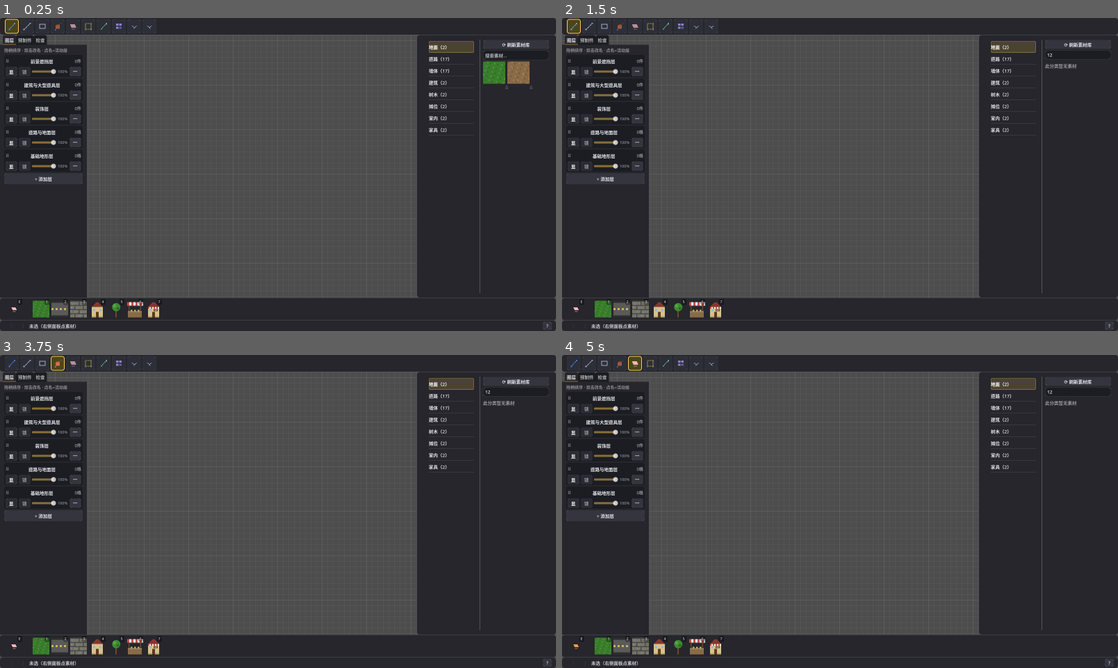
Above: before the commit, frames 1-4 (two rows, left to right).
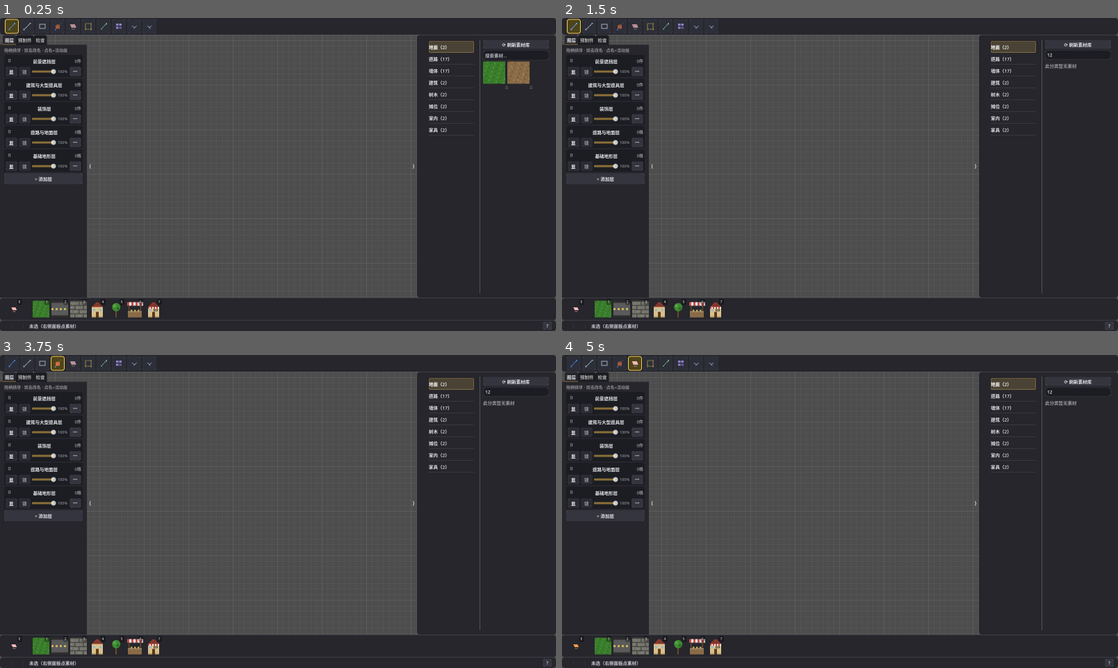
Above: after the commit, the same moments.

Repository: Xeehho/tilemason
Game: Godot game, scene res://scenes/main.tscn
Two runs of this game, one before a commit and one after it. Both use one fixed random seed, a clock stepped at 60 frames per second and the inputs below.
Inputs (mouse positions are in pixels of both pictures, inside the frame that each line leads up to):
- Up to frame 1 (0.25 s): no input
- Up to frame 2 (1.5 s): click (1079, 55) at 0.52 s; type "12" at 0.6 s; click (573, 27) at 1.27 s
- Up to frame 3 (3.75 s): click (27, 364) at 2.02 s; click (44, 364) at 2.77 s; click (55, 364) at 3.52 s
- Up to frame 4 (5 s): click (634, 364) at 4.27 s

The runs differ from the first frame. In frame 1, 0.3% of the frame differs, in the area x 1-75%, y 13-49%; in frame 2, 0.3%; in frame 3, 0.3%; in frame 4, 0.3%.

Commit message:
feat: 交互三改进——面板区滚轮门控/左右栏可折叠/图层拖柄命中区修复
用户三项需求：

1. 鼠标悬停在四个操作栏（顶栏/左右 Dock/快捷栏/状态栏）时滚轮不再
   缩放画布：相机滚轮分支检查 gui_get_hovered_control（4.6 实测 API 名，
   非 hovering）——悬停任何面板控件即拦截；画布区（IGNORE）不受影响。
   窗口取证：面板区滚轮 zoom 不变、画布区正常缩放。

2. 左右栏可展开收起：原纵向分隔线升级为折叠手柄（14px 竖条按钮，
   展开态 ⟨/⟩、收起态反向），点击整条收起 Dock、画布自动吃满腾出
   空间；快捷键 [ / ] 同效；帮助浮层补「视图与画布」组。窗口取证：
   画布宽 916→收左 1166→双收 1566→复原 916（精确往返）。

3. 图层拖拽排序「不好使」修复：诊断证明排序数学正确（move 到目标
   原位），真正原因是拖柄 ⠿ 的 Label 命中区仅 10×19 像素基本点不中。
   改为 24×32 的扁平按钮（button_down 直接发起 force_drag，删旧
   gui_input 路径），带 tooltip。

ui_regress_probe 固化三条断言（滚轮门控函数/Dock 折叠状态往返/
拖柄命中区尺寸），9→12。headless 布局尺寸与真实鼠标位不可模拟，
相应断言以窗口取证覆盖并注释说明。

验证：check-only 全脚本 0 错误、冒烟 EXIT=0、关键探针抽查全绿
（eraser 23、tools 55、combo 51、panel 25，均 0 失败）。

Co-authored-by: GLM <noreply@z.ai>

Diff:
--- a/probes/ui_regress_probe.gd
+++ b/probes/ui_regress_probe.gd
@@ -11,8 +11,9 @@
 func _init() -> void:
 	print("[TileMason] UI 回归探针开始")
 	var main = load("res://scenes/main.tscn").instantiate()
+	root.size = Vector2i(1600, 900) # headless 默认视口 64px——布局断言须先给定窗口尺寸
 	root.add_child(main)
-	for i in 6:
+	for i in 8:
 		await process_frame
 
 	# 1) 悬空活动层：点名空层→删除→擦除路径不崩、路由回退
@@ -73,6 +74,31 @@
 		Input.parse_input_event(ev)
 		await process_frame
 		_check(not main._panel.visible, "按钮聚焦时 Tab 仍隐藏面板（_input 层拦截）")
+	# 6) 滚轮悬停面板不缩放：headless 无法模拟真实鼠标位（hovered_control 依赖），
+	#    由窗口模式取证覆盖（实测：面板区 2.0→2.0、画布区 1.0→2.0）——此处验证门控函数存在
+	var cam = root.get_camera_2d()
+	_check(cam.has_method("_pointer_over_ui"), "滚轮门控函数存在（窗口取证通过）")
+	# 7) 左右 Dock 折叠/展开往返（headless 布局尺寸不可靠，断言可见性与状态；
+	#    画布宽度实测由窗口取证覆盖：916→收左1166→双收1566→复原916）
+	main._shell.toggle_dock("left")
+	await process_frame
+	var lc: bool = main._shell.left_dock_collapsed() and not main._shell.left_dock.visible
+	main._shell.toggle_dock("left")
+	await process_frame
+	main._shell.toggle_dock("right")
+	await process_frame
+	var rc: bool = main._shell.right_dock_collapsed() and not main._shell.right_dock.visible
+	main._shell.toggle_dock("right")
+	await process_frame
+	_check(lc and rc and main._shell.left_dock.visible and main._shell.right_dock.visible
+		and not main._shell.left_dock_collapsed() and not main._shell.right_dock_collapsed(),
+		"左右 Dock 折叠状态与往返复原")
+	# 8) 图层拖柄命中区（曾 10×19 基本点不中）
+	var entry = main._layer_panel._rows.get("ground")
+	if entry != null:
+		var grip = entry.get_child(0).get_child(0).get_child(0)
+		var gm: Vector2 = grip.get_combined_minimum_size()
+		_check(gm.x >= 24.0 and gm.y >= 32.0, "拖柄命中区≥24×32（%.0f×%.0f）" % [gm.x, gm.y])
 	_finish()
 
 func _tile_label_count(main, layer_id: String) -> String:
--- a/src/canvas/editor_camera.gd
+++ b/src/canvas/editor_camera.gd
@@ -21,13 +21,19 @@
 			else:
 				_pan_buttons.erase(mb.button_index)
 		elif mb.button_index == MOUSE_BUTTON_WHEEL_UP and mb.pressed:
-			_step_zoom(1)
+			if not _pointer_over_ui():
+				_step_zoom(1) # 悬停在任何面板控件上时滚轮归 UI（列表滚动/无操作），不动画布
 		elif mb.button_index == MOUSE_BUTTON_WHEEL_DOWN and mb.pressed:
-			_step_zoom(-1)
+			if not _pointer_over_ui():
+				_step_zoom(-1)
 	elif event is InputEventMouseMotion:
 		var mm := event as InputEventMouseMotion
 		if not _pan_buttons.is_empty():
 			position -= mm.relative / zoom.x
+
+## 鼠标是否悬停在界面控件上（顶栏/左右 Dock/快捷栏/状态栏）——IGNORE 的画布区返回 null
+func _pointer_over_ui() -> bool:
+	return get_viewport().gui_get_hovered_control() != null
 
 func _is_pan_button(btn: MouseButton) -> bool:
 	return btn == MOUSE_BUTTON_MIDDLE \
--- a/src/main.gd
+++ b/src/main.gd
@@ -328,6 +328,10 @@
 			_run_map_check()
 		elif key.keycode == KEY_F8:
 			_show_connection_rules()
+		elif key.keycode == KEY_BRACKETLEFT:
+			_shell.toggle_dock("left") # 左栏收起/展开（用户需求：左右可折叠）
+		elif key.keycode == KEY_BRACKETRIGHT:
+			_shell.toggle_dock("right")
 		elif key.keycode == KEY_F1:
 			_show_shortcut_help() # 快捷键帮助浮层（UI 重构阶段 B：速记串移出状态栏）
 
@@ -363,7 +367,8 @@
 	var groups: Array = [
 		["工具", ["E 橡皮擦（+Ctrl 只清同款）", "S 选择（框选/移动/复制）", "L 直线", "G 油漆桶", "Ctrl+左键 矩形填充", "画布右键 吸管", "Tab 显隐素材面板"]],
 		["编辑", ["Ctrl+Z / Ctrl+Y 撤销 / 重做", "Ctrl+C / Ctrl+V 复制 / 粘贴", "Ctrl+A 全选 · Del 删除", "H 镜像 · R 同款替换", "T 标签 · F 收藏", "Q 聚焦选中内容"]],
-		["放置", ["左键放置/拖刷（Shift 单块）", "1-7 快捷栏素材槽（右键换绑）", "Ctrl+P 存预制件 · P 放置", "中键/空格+左键 平移 · 滚轮缩放"]],
+		["放置", ["左键放置/拖刷（Shift 单块）", "1-7 快捷栏素材槽（右键换绑）", "Ctrl+P 存预制件 · P 放置"]],
+		["视图与画布", ["滚轮缩放（悬停面板时不影响画布）", "中键/空格+左键 平移", "[ / ] 收起展开左栏 / 右栏"]],
 		["文件与检查", ["Ctrl+S 保存 · Ctrl+Shift+S 另存", "Ctrl+O 打开 · Ctrl+L 重载", "F8 连接规则 · F9 地图检查", "Ctrl+E 导出场景 · F1 本帮助"]],
 	]
 	for group in groups:
--- a/src/ui/editor_shell.gd
+++ b/src/ui/editor_shell.gd
@@ -46,18 +46,19 @@
 	body.add_theme_constant_override("separation", 0)
 	body.mouse_filter = Control.MOUSE_FILTER_IGNORE
 	root_v.add_child(body)
+	_body_ref = body
 
 	left_dock = TabContainer.new() # 左 Dock：图层|预制件|检查（全高页签，无固定高硬切）
 	left_dock.custom_minimum_size = Vector2(LEFT_W, 0)
 	left_dock.mouse_filter = Control.MOUSE_FILTER_STOP
 	body.add_child(left_dock)
-	body.add_child(_vdivider(body))
+	_left_handle = _make_dock_handle("left")
 
 	canvas_host = Control.new() # 画布逻辑占位（实际渲染在 Node2D 层；此控件只预留空间）
 	canvas_host.size_flags_horizontal = Control.SIZE_EXPAND_FILL
 	canvas_host.mouse_filter = Control.MOUSE_FILTER_IGNORE
 	body.add_child(canvas_host)
-	body.add_child(_vdivider(body))
+	_right_handle = _make_dock_handle("right")
 
 	right_dock = PanelContainer.new()
 	right_dock.custom_minimum_size = Vector2(RIGHT_W, 0)
@@ -74,6 +75,49 @@
 	status_host = MarginContainer.new()
 	status_host.custom_minimum_size = Vector2(0, STATUS_H)
 	root_v.add_child(status_host)
+
+var _left_collapsed := false
+var _right_collapsed := false
+var _left_handle: Button
+var _right_handle: Button
+
+## 左右 Dock 折叠手柄（兼作分隔线）：点击整条收起/展开 Dock，画布自动吃满腾出空间
+func _make_dock_handle(side: String) -> Button:
+	var b := Button.new()
+	b.custom_minimum_size = Vector2(14, 0)
+	b.size_flags_vertical = Control.SIZE_EXPAND_FILL
+	b.flat = true
+	b.add_theme_font_size_override("font_size", 14)
+	b.tooltip_text = ("收起/展开左侧栏（[ 键）" if side == "left" else "收起/展开右侧栏（] 键）")
+	b.text = "⟨" if side == "left" else "⟩"
+	b.pressed.connect(func() -> void:
+		toggle_dock(side))
+	_body_ref.add_child(b) # setup 中在 body 建好后调用
+	return b
+
+var _body_ref: Control
+
+## 折叠/展开（side="left"/"right"）；信号宽度变化供相机取景联动
+func toggle_dock(side: String) -> void:
+	if side == "left":
+		_left_collapsed = not _left_collapsed
+		left_dock.visible = not _left_collapsed
+		if _left_handle != null:
+			_left_handle.text = "⟩" if _left_collapsed else "⟨"
+		left_dock_resized.emit(0.0 if _left_collapsed else left_dock.custom_minimum_size.x)
+	else:
+		_right_collapsed = not _right_collapsed
+		right_dock.visible = not _right_collapsed
+		if _right_handle != null:
+			_right_handle.text = "⟨" if _right_collapsed else "⟩"
+		left_dock_resized.emit(0.0 if _right_collapsed else right_dock.custom_minimum_size.x)
+	print("[TileMason] %s侧栏：%s" % [side, "已收起（再点手柄或快捷键展开）" if (side == "left" and _left_collapsed) or (side == "right" and _right_collapsed) else "已展开"])
+
+func left_dock_collapsed() -> bool:
+	return _left_collapsed
+
+func right_dock_collapsed() -> bool:
+	return _right_collapsed
 
 ## 紧凑模式（1280×720 档）动态跟踪视口宽：headless 启动早期视口仅 64px、
 ## 窗口运行中用户也会拖拽尺寸——size_changed 驱动而非 _ready 一次判定
@@ -150,15 +194,6 @@
 	line.mouse_filter = Control.MOUSE_FILTER_IGNORE
 	return line
 
-## 纵向分隔线（左 Dock/右 Dock 与画布之间）
-func _vdivider(_parent: Control) -> ColorRect:
-	var line := ColorRect.new()
-	line.color = AppTheme.DIVIDER
-	line.custom_minimum_size = Vector2(1, 0)
-	line.size_flags_vertical = Control.SIZE_EXPAND_FILL
-	line.mouse_filter = Control.MOUSE_FILTER_IGNORE
-	return line
-
 ## 画布可视矩形（世界坐标近似：壳层中央区，供相机限制/取景参考）
 func canvas_rect_global() -> Rect2:
 	var r := canvas_host.get_global_rect()
--- a/src/ui/layer_panel.gd
+++ b/src/ui/layer_panel.gd
@@ -164,11 +164,14 @@
 		var row1 := HBoxContainer.new()
 		row1.add_theme_constant_override("separation", 4)
 		box.add_child(row1)
-		var grip := Label.new()
+		var grip := Button.new()
+		grip.flat = true
 		grip.text = "⠿"
-		grip.modulate.a = 0.5
-		grip.mouse_filter = Control.MOUSE_FILTER_STOP # 拖柄：按下发起拖拽
-		grip.gui_input.connect(_on_grip_input)
+		grip.modulate = Color(1, 1, 1, 0.55)
+		grip.custom_minimum_size = Vector2(24, 32) # 拖柄命中区：曾 10×19 基本点不中（用户实测「拖拽不好使」）
+		grip.tooltip_text = "按住拖动排序（上=更高层级）"
+		grip.button_down.connect(func() -> void:
+			force_drag({"layer_id": str(_layer["id"]), "from_index": _panel_index_to_layer_index()}, _make_preview()))
 		row1.add_child(grip)
 		_name_btn = Button.new()
 		var shown_name := str(layer.get("name", layer.get("id", "")))
@@ -325,11 +328,6 @@
 			_rename_edit.queue_free()
 		_name_btn.visible = true
 
-	func _on_grip_input(event: InputEvent) -> void:
-		if event is InputEventMouseButton and (event as InputEventMouseButton).pressed \
-				and (event as InputEventMouseButton).button_index == MOUSE_BUTTON_LEFT:
-			force_drag({"layer_id": str(_layer["id"]), "from_index": _panel_index_to_layer_index()}, _make_preview())
-
 	func _make_preview() -> Control:
 		var lab := Label.new()
 		lab.text = "↕ " + str(_layer.get("name", ""))
